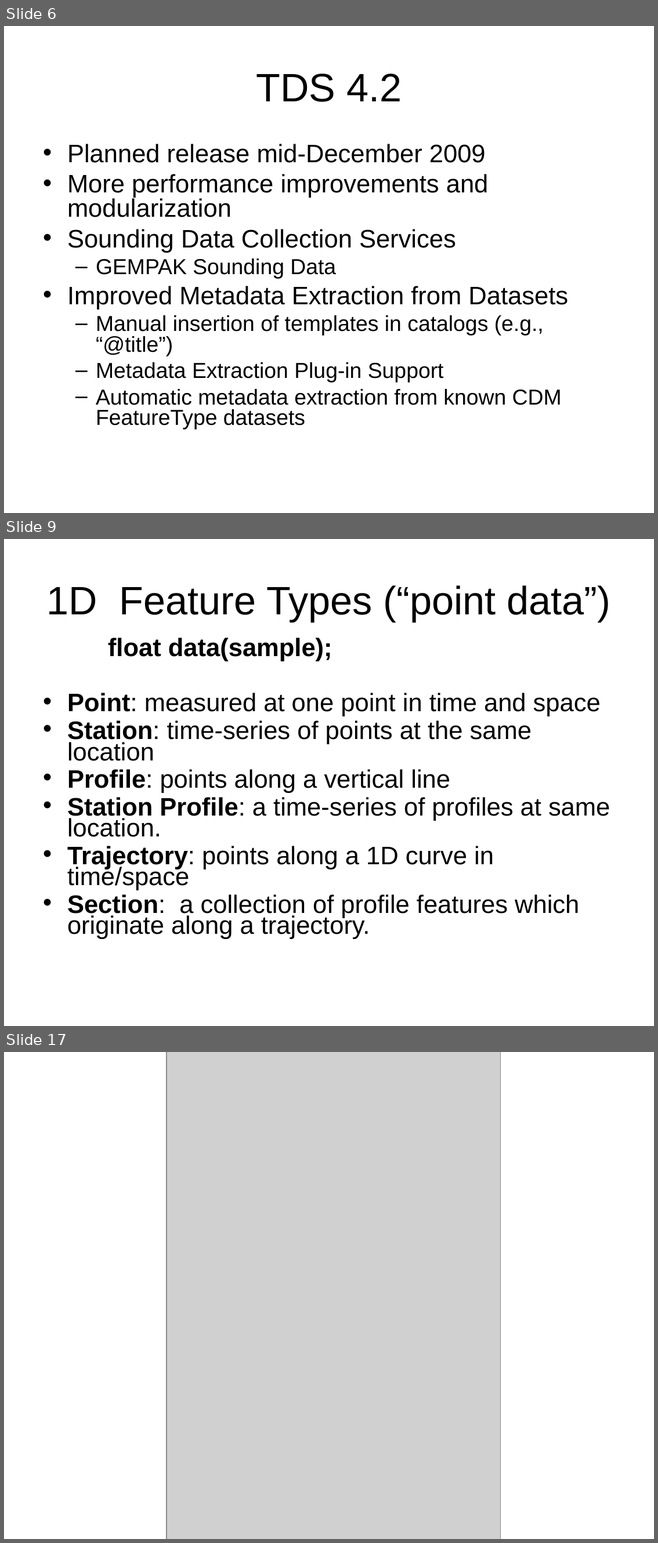
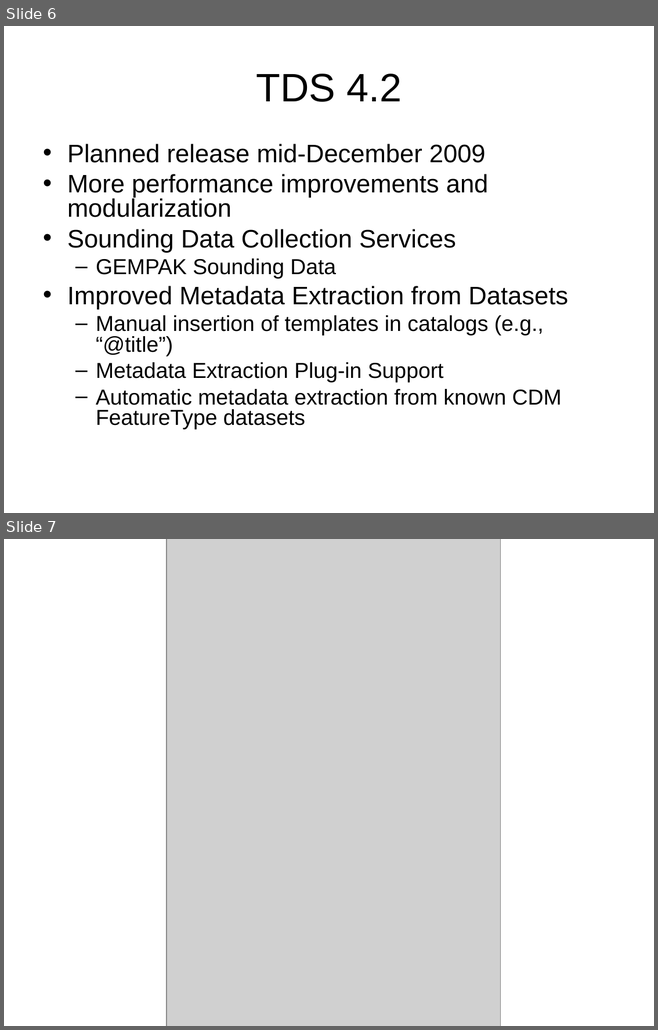
Before and after one commit to ooici-eoi/THREDDS, a slide deck: docs/web/thredds/tech/tutorial/TDS4.ppt. Shown one above the other, each under a label of ours: slides 6, 9 and 17 before the commit, slides 6 and 7 after it; the slides between them are not shown. The pictures are 658x1543 and 658x1030 pixels, drawn with LibreOffice and Linux fonts; fonts in the diff are those of the drawing; grey boxes stand for pictures; background and template pictures are left out. Boxes give left, top, right and bottom in pixels: in the first picture for what was removed or moved away, otherwise in the second. Text is boxed around its words. In the diff, an @@ line names an element or a change of style, - is before the commit and + after.

```diff
--- a/docs/web/thredds/tech/tutorial/TDS4.ppt
+++ b/docs/web/thredds/tech/tutorial/TDS4.ppt
@@ slide 9 removed at (4,539,654,1026), background picture (left out) @@
@@ title removed at (46,585,610,622) @@
-1D Feature Types (“point data”)
@@ text removed at (67,638,610,939) @@
-    float data(sample);
-• Point: measured at one point in time and space
-• Station: time-series of points at the same location
-• Profile: points along a vertical line
-• Station Profile: a time-series of profiles at same location.
-• Trajectory: points along a 1D curve in time/space
-• Section: a collection of profile features which originate along a trajectory.
@@ what was slide 17 is now slide 7 @@
```
Also in this commit, not shown: 9 other slides removed, 2 other files.
